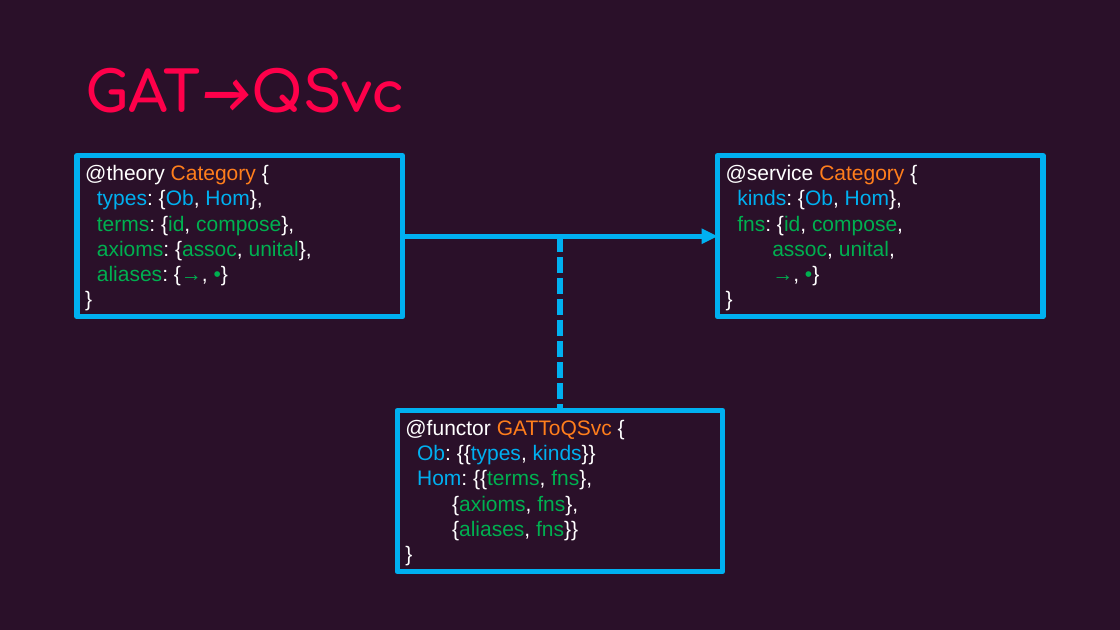
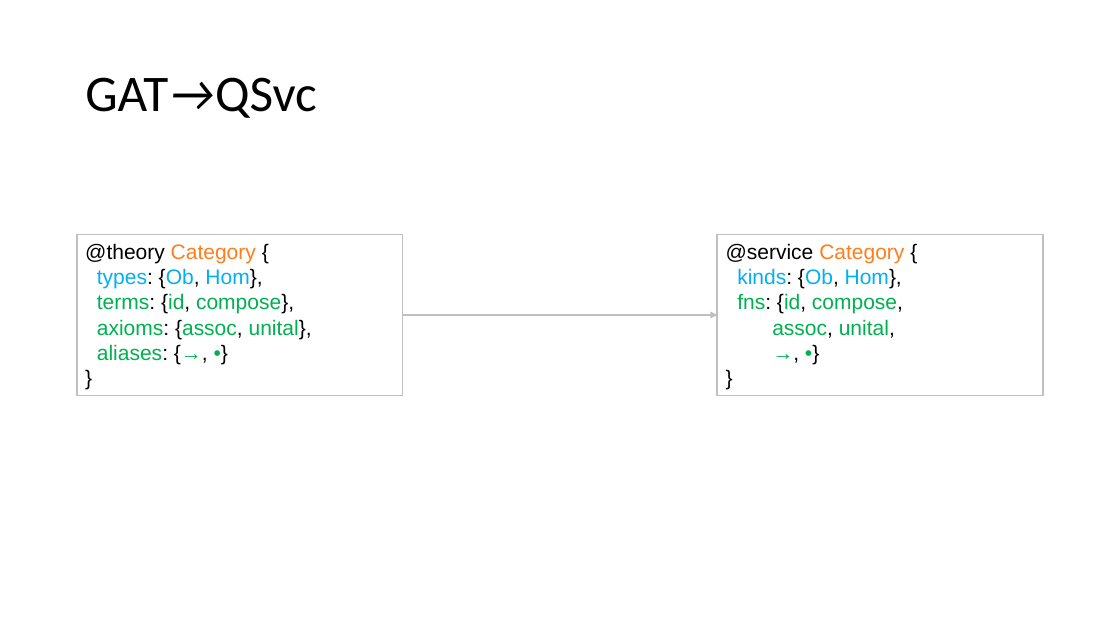
Before and after one commit to maana-io/cat-ml, a slide deck: slide 9 of presentations/gats-intro.pptx. Drawn at 1120x630 pixels with LibreOffice and Linux fonts; fonts in the diff are those of the drawing; background and template pictures are left out. Boxes give left, top, right and bottom in pixels: in the first picture for what was removed or moved away, otherwise in the second. Text is boxed around its words. In the diff, an @@ line names an element or a change of style, - is before the commit and + after.

```diff
--- a/presentations/gats-intro.pptx
+++ b/presentations/gats-intro.pptx
@@ background picture (left out) to #FFFFFF @@
@@ title "GAT→QSvc" at box(85, 77, 316, 118): size 48 to 44 pt, text colour #FF004A to #000000, bold off; font Comfortaa to Calibri in "GAT→QSvc" @@
@@ rectangle "@theory Category {" at box(77, 234, 403, 396): text colour #FFFFFF to #000000 in "@theory {", "types: {Ob, Hom},", "terms: {id, compose},", "axioms: {assoc, unital}," and 2 more places; outline #00B0F0 4.5 pt to #BFBFBF 1.5 pt @@
@@ line removed from (560, 236) to (560, 410) @@
@@ rectangle "@service Category {" at box(718, 234, 1044, 396): text colour #FFFFFF to #000000 in "@service {", "kinds: {Ob, Hom},", "fns: {id, compose,", "assoc, unital," and 2 more places; outline #00B0F0 4.5 pt to #BFBFBF 1.5 pt @@
@@ 2 rectangles, 1 arrow: place and size @@
-2 rectangles, 1 arrow at box(77, 155, 1044, 317)
+2 rectangles, 1 arrow at box(77, 234, 1044, 396)
@@ arrow (402, 315) - (718, 315): stroke #00B0F0 4.5 pt to #BFBFBF 1.5 pt @@
@@ rectangle removed at box(397, 410, 723, 571) @@
-@functor GATToQSvc {
-Ob: {{types, kinds}}
-Hom: {{terms, fns},
-{axioms, fns},
-{aliases, fns}}
-}
```
Also in this commit, not shown: 26 other slides changed, 1 slide added, 1 slide removed, 1 other file.
